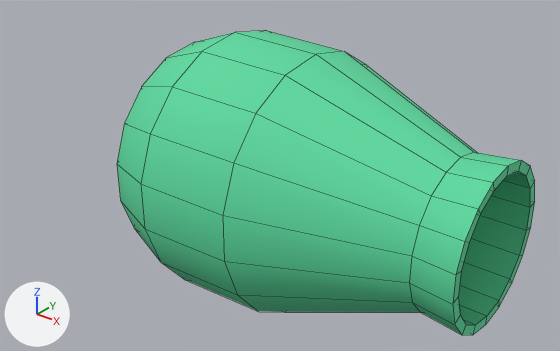
One commit to the OBJ model model/barrel.obj: the scene before it, then after it.
One viewpoint serves both versions: a 50 mm camera at (258.0, -227.0, 144.0) aimed at (70.0, 8.0, -2.0). The axes (+X, +Y, +Z) are drawn at lower left. The lights are the same throughout. Mesh edges are drawn as thin lines. Where no turn or scale is listed for an object, it has been applied to the vertices.

In view in the first picture: 'barrel'.
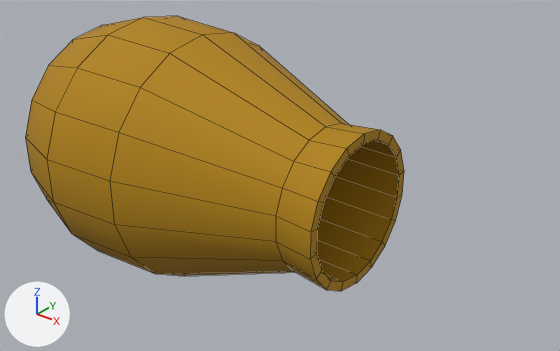
Where the change shows, as pixel boxes [x1, y1, x2, y2] in the pictures (560 x 351 px; the box of a moved part takes in the faces that stretch with it):
'barrel', recoloured, reshaped (9% narrower, 10% shorter): before [117, 31, 535, 335]; after [25, 16, 404, 291]
part 1 of me_barrel, moved or reshaped: before [409, 152, 535, 335]; after [276, 123, 404, 291]
part 2 of me_barrel, moved or reshaped: before [223, 52, 530, 325]; after [110, 33, 399, 282]
part 3 of me_barrel, moved or reshaped: before [117, 124, 237, 294]; after [25, 100, 130, 256]
part 4 of me_barrel, moved or reshaped: before [124, 51, 285, 311]; after [32, 35, 170, 273]
part 5 of me_barrel, moved or reshaped: before [167, 31, 344, 75]; after [73, 16, 232, 53]

What changed in the scene script:
```text
Add mat_01___default:
    mat_01___default = principled_material('01___Default')
    mat_01___default.base_color = (0.435, 0.224, 0.0)  # yellow #b08200
    mat_01___default.roughness = 0.839
Change me_barrel:
    where me_barrel.from_pydata(...)  # 144 vertices, 146 faces; spans x 7.0..170.0, y -50.0..64.0, z -58.0..58.0
    used by ob_barrel; location = (0.0, 0.0, 0.0)
    remove me_barrel.materials.append(mat_wire_027177088)  # green #5cd99f
    me_barrel part 1: all 54 vertices in x 153.0..170.0, y -25.0..39.0, z -33.0..33.0 are moved by (-53.0, -7.0, 0.0)
    me_barrel part 2: all 36 vertices in x 70.0..89.0, y -48.0..62.0, z -56.0..56.0 are moved by (-53.0, -7.0, 0.0)
    me_barrel part 3: all 2 vertices in x 48.0, y -50.0, z -10.0..10.0 are moved by (-48.0, -9.0, 0.0)
    me_barrel part 4: all 6 vertices in x 48.0, y -43.0..-13.0, z -54.0..54.0 are moved by (-48.0, -8.0, 0.0)
    me_barrel part 5: all 2 vertices in x 48.0, y 7.0, z -58.0..58.0 are moved by (-48.0, -7.0, 0.0)
    add me_barrel.materials.append(mat_01___default)  # yellow #b08200
```
